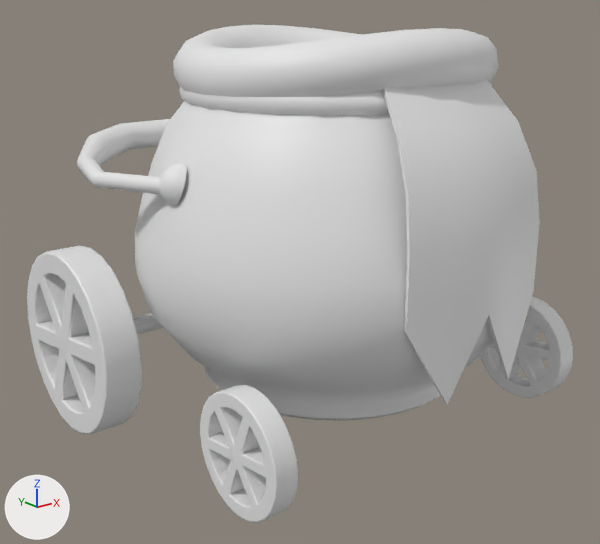
The FBX model Assets/Art/Meshes/MESH_cauldron.FBX, before and after one commit.
One viewpoint serves both versions: a 50 mm camera at (-2.89, -3.32, 2.19) aimed at (-0.04, 0.25, 0.76). The lights are fixed; the arrows at lower left show +X, +Y and +Z. Where no turn or scale is listed for an object, it has been applied to the vertices.

Objects in the first picture: 'cauldron'.
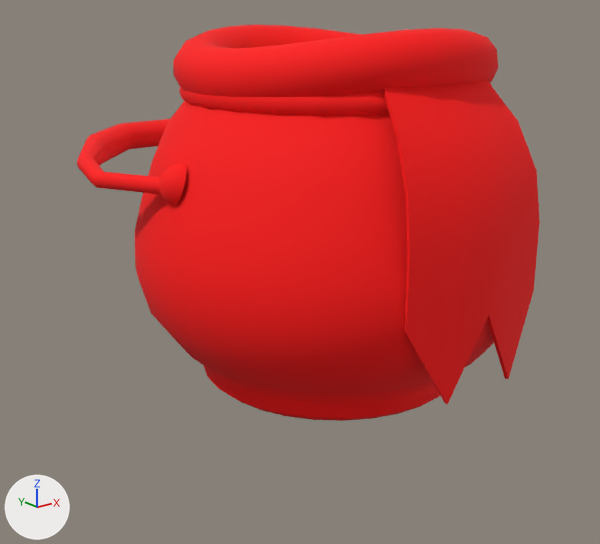
Pixel boxes (x1, y1, x2, y2) of what changed, in the pictures (600 x 544 px):
'cauldron', reshaped (15% narrower, 20% shorter): before (27, 25, 573, 523); after (77, 25, 540, 421)
part 1 of me_mesh, deleted: before (27, 246, 142, 434)
part 2 of me_mesh, deleted: before (200, 385, 298, 523)
part 3 of me_mesh, deleted: before (480, 296, 573, 398)
part 4 of me_mesh, deleted: before (133, 313, 164, 335)
part 5 of me_mesh, recoloured (grey to red): (77, 25, 540, 421) in both

What changed in the scene script:
```text
Add mat_mat_cauldronbody:
    mat_mat_cauldronbody = principled_material('MAT_cauldronBody')
    mat_mat_cauldronbody.base_color = (1.0, 0.0, 0.0)  # red #ff0000
    mat_mat_cauldronbody.roughness = 0.859
Add mat_mat_cauldroncontent:
    mat_mat_cauldroncontent = principled_material('MAT_cauldronContent')
    mat_mat_cauldroncontent.base_color = (1.0, 1.0, 0.0)  # yellow #ffff00
    mat_mat_cauldroncontent.roughness = 0.859
Change me_mesh:
    used by ob_cauldron; location = (0.0, 0.0, 0.0)
    remove me_mesh.from_pydata(...)  # 3353 vertices, 3170 faces; spans x -1.3..1.3, y -1.08..1.75, z 0.0..2.12
    add me_mesh.from_pydata(...)  # 1425 vertices, 1374 faces; spans x -1.21..1.21, y -1.08..1.75, z 0.26..2.12
    me_mesh part 1: the loose piece of 476 vertices spanning x -1.3..-1.1, y 0.19..1.19, z 0.0..1.0 is deleted
    me_mesh part 2: the loose piece of 476 vertices spanning x -1.06..-0.94, y -0.87..-0.27, z 0.0..0.6 is deleted
    me_mesh part 3: the loose piece of 476 vertices spanning x 0.94..1.06, y -0.87..-0.27, z 0.0..0.6 is deleted
    me_mesh part 4: the loose piece of 24 vertices spanning x -1.2..1.2, y 0.64..0.74, z 0.45..0.55 is deleted
    me_mesh part 5: 1342 faces spanning x -1.21..1.21, y -1.08..1.75, z 0.26..2.12 switch from no material to mat_mat_cauldronbody (red #ff0000)
    add me_mesh.materials.append(mat_mat_cauldroncontent)  # yellow #ffff00
```
